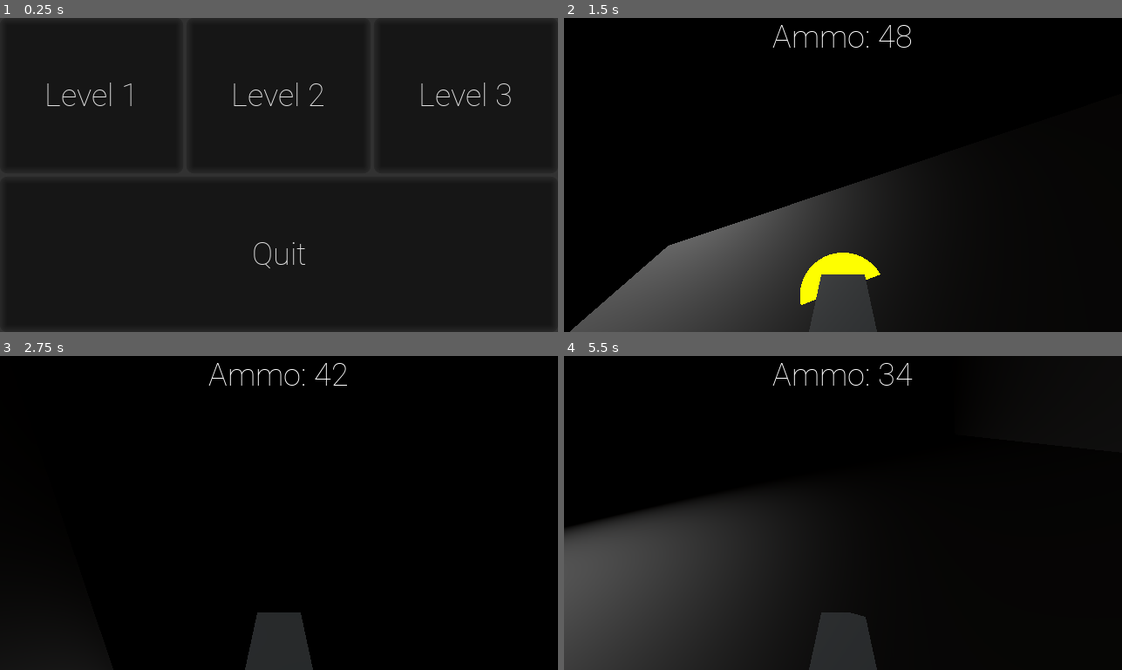
Above: before the commit, frames 1-4 (two rows, left to right).
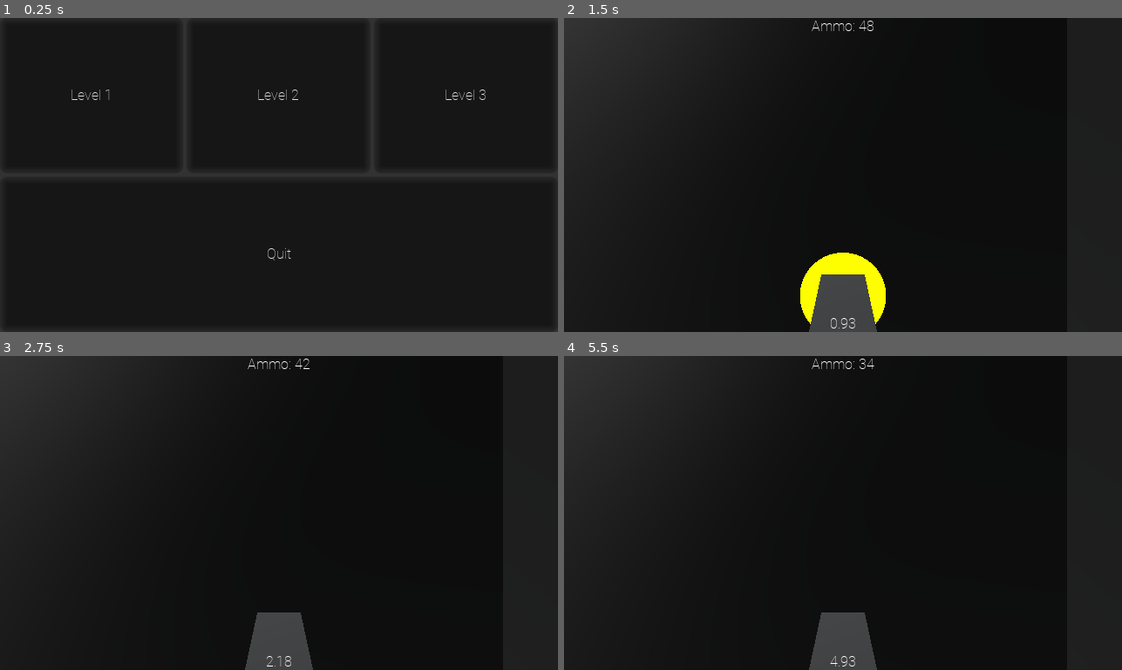
Above: after the commit, the same moments.

Repository: FunNoober/Quake-Clone-In-Godot
Game: Godot game, scene res://MainMenu/MainMenu.tscn
Same seed, same stepped clock (60 frames per second), same inputs: the game is played once before the commit and once after it.
Inputs (mouse positions are in pixels of both pictures, inside the frame that each line leads up to):
- Up to frame 1 (0.25 s): no input
- Up to frame 2 (1.5 s): click "Level 1" at 0.5 s; tap Enter at 1.25 s; move the mouse to (870, 175) at 1.27 s; press the mouse at (870, 175) at 1.28 s; hold W (mv_forward) from 1.28 s (still down)
- Up to frame 3 (2.75 s): keep holding W (mv_forward); tap Space (mv_jump) at 1.52, 2.27 s; move the mouse to (251, 513) at 2.02 s; release the mouse at (251, 513) at 2.03 s; tap 1 (switch_weapon) at 2.1 s
- Up to frame 4 (5.5 s): keep holding W (mv_forward); move the mouse to (854, 506) at 2.77 s; press the mouse at (854, 506) at 2.78 s; move the mouse to (837, 519) at 3.52 s; release the mouse at (837, 519) at 3.53 s; tap 1 (switch_weapon) at 3.6, 5.1 s; tap Space (mv_jump) at 3.77, 4.52, 5, 5.27 s; move the mouse to (887, 516) at 4.27 s; press the mouse at (887, 516) at 4.28 s; move the mouse to (798, 509) at 5.02 s; release the mouse at (798, 509) at 5.03 s

The runs differ from the first frame. In frame 1, 0.9% of the frame differs, in the area x 8-92%, y 20-80%; in frame 2, 41%, in the area x 0-100%, y 0-100%; in frame 3, 29%; in frame 4, 34%.
Error after the commit: Attempt to call function 'connect' in base 'null instance' on a null instance. (res://PlayerMovement/PlayerMovement.gd:23)

Commit message:
Stopwatch and Finishing Levels
Added a stopwatch to keep track of the time in the level.

Decreased the damage and accuracy of the enemies.

Allowed the player to finish levels using triggers.

Added mission complete UI.

Diff:
--- a/Full Project/EnemyEngine/Enemy.tscn
+++ b/Full Project/EnemyEngine/Enemy.tscn
@@ -34,8 +34,8 @@
 
 [node name="Enemy" type="KinematicBody" groups=["Enemy"]]
 script = ExtResource( 1 )
-damage = 25.0
-accuracy = 10.0
+damage = 10.0
+accuracy = 5.0
 
 [node name="EnemyCollision" type="CollisionShape" parent="."]
 transform = Transform( 1, 0, 0, 0, 1, 0, 0, 0, 1, 0, 0.1, 0.2 )
--- a/Full Project/Global.tres
+++ b/Full Project/Global.tres
@@ -29,7 +29,6 @@
 corner_radius_bottom_left = 8
 
 [sub_resource type="DynamicFont" id=6]
-size = 36
 use_mipmaps = true
 use_filter = true
 font_data = ExtResource( 1 )
--- a/Full Project/Maps/Level1.tscn
+++ b/Full Project/Maps/Level1.tscn
@@ -3,22 +3,21 @@
 [ext_resource path="res://PlayerMovement/Player.tscn" type="PackedScene" id=1]
 [ext_resource path="res://Maps/Level1.obj" type="ArrayMesh" id=2]
 [ext_resource path="res://EnemyEngine/Enemy.tscn" type="PackedScene" id=3]
-[ext_resource path="res://EnemyEngine/EnemyTrigger.gd" type="Script" id=4]
+[ext_resource path="res://Prefabs/EnemyTriggerRoot.tscn" type="PackedScene" id=4]
+[ext_resource path="res://Prefabs/FinishLevelTrigger.tscn" type="PackedScene" id=5]
 
 [sub_resource type="SpatialMaterial" id=2]
 albedo_color = Color( 0.0117647, 0.0117647, 0.0117647, 1 )
-metallic_specular = 0.0
+metallic = 0.31
+metallic_specular = 0.22
 
 [sub_resource type="ConcavePolygonShape" id=1]
 data = PoolVector3Array( -1, -1, -1, -1, -1, 1, -1, 1, -1, -1, 1, -1, -1, -1, 1, -1, 1, 1, 2, -1, -1, -1, -1, -1, 2, 1, …(9782 unchanged characters)…
 
-[sub_resource type="BoxShape" id=3]
-extents = Vector3( 0.4, 3, 3.9 )
-
 [node name="Level1" type="Spatial"]
 
 [node name="Player" parent="." instance=ExtResource( 1 )]
-transform = Transform( 2.98023e-08, 0, 1, 0, 1, 0, -1, 0, 2.98023e-08, 0, -0.5, 0 )
+transform = Transform( 1, 0, 0, 0, 1, 0, 0, 0, 1, 0, -0.5, 0 )
 
 [node name="StaticBody" type="StaticBody" parent="."]
 
@@ -37,44 +36,51 @@
 [node name="SpotLight" type="SpotLight" parent="StaticBody/Lights"]
 transform = Transform( 1, 0, 0, 0, -4.37114e-08, 1, 0, -1, -4.37114e-08, 8, 7.9, 0 )
 light_energy = 10.0
-spot_range = 90.0
+shadow_enabled = true
+spot_range = 89.0
 spot_angle = 90.0
 
 [node name="SpotLight2" type="SpotLight" parent="StaticBody/Lights"]
 transform = Transform( 1, 0, 0, 0, -4.37114e-08, 1, 0, -1, -4.37114e-08, 32, 7.9, 0 )
 light_energy = 10.0
-spot_range = 90.0
+shadow_enabled = true
+spot_range = 89.0
 spot_angle = 90.0
 
 [node name="SpotLight3" type="SpotLight" parent="StaticBody/Lights"]
 transform = Transform( 1, 0, 0, 0, -4.37114e-08, 1, 0, -1, -4.37114e-08, 32, 7.9, -18 )
 light_energy = 10.0
-spot_range = 90.0
+shadow_enabled = true
+spot_range = 89.0
 spot_angle = 90.0
 
 [node name="SpotLight4" type="SpotLight" parent="StaticBody/Lights"]
 transform = Transform( 1, 0, 0, 0, -4.37114e-08, 1, 0, -1, -4.37114e-08, 66.5, 11.9, -18 )
 light_energy = 10.0
-spot_range = 90.0
+shadow_enabled = true
+spot_range = 89.0
 spot_angle = 90.0
 
 [node name="SpotLight5" type="SpotLight" parent="StaticBody/Lights"]
 transform = Transform( 1, 0, 0, 0, -4.37114e-08, 1, 0, -1, -4.37114e-08, 44, 7.9, -18 )
 light_energy = 10.0
-spot_range = 90.0
+shadow_enabled = true
+spot_range = 89.0
 spot_angle = 90.0
 
 [node name="SpotLight6" type="SpotLight" parent="StaticBody/Lights"]
 transform = Transform( 1, 0, 0, 0, -4.37114e-08, 1, 0, -1, -4.37114e-08, 48, 15.9, 13.8 )
 light_energy = 10.0
-spot_range = 90.0
+shadow_enabled = true
+spot_range = 89.0
 spot_angle = 90.0
 
 [node name="EndLight" type="SpotLight" parent="StaticBody/Lights"]
 transform = Transform( 1, 0, 0, 0, -4.37114e-08, 1, 0, -1, -4.37114e-08, 58.2, 1.9, 39.3 )
 light_color = Color( 0, 1, 0.345098, 1 )
 light_energy = 10.0
-spot_range = 90.0
+shadow_enabled = true
+spot_range = 89.0
 spot_angle = 90.0
 
 [node name="Enemies" type="Spatial" parent="."]
@@ -91,14 +97,46 @@
 transform = Transform( -0.5, 0, 0.866026, 0, 1, 0, -0.866026, 0, -0.5, 67.6872, 3.5, -31.681 )
 player_path = NodePath("../../Player")
 
+[node name="Enemy4" parent="Enemies" instance=ExtResource( 3 )]
+transform = Transform( -0.965926, 0, 0.258819, 0, 1, 0, -0.258819, 0, -0.965926, 33.7872, -0.5, -0.581001 )
+player_path = NodePath("../../Player")
+
+[node name="Enemy5" parent="Enemies" instance=ExtResource( 3 )]
+transform = Transform( -0.866026, 0, -0.5, 0, 1, 0, 0.5, 0, -0.866026, 6.1872, -0.5, -9.581 )
+player_path = NodePath("../../Player")
+
+[node name="Enemy6" parent="Enemies" instance=ExtResource( 3 )]
+transform = Transform( 1, 0, -3.27826e-07, 0, 1, 0, 3.27826e-07, 0, 1, 18.5872, -0.5, 12.219 )
+player_path = NodePath("../../Player")
+
+[node name="Enemy7" parent="Enemies" instance=ExtResource( 3 )]
+transform = Transform( -1, 0, 2.40403e-07, 0, 1, 0, -2.40403e-07, 0, -1, 32.1872, 3.5, -16.881 )
+player_path = NodePath("../../Player")
+
+[node name="Enemy8" parent="Enemies" instance=ExtResource( 3 )]
+transform = Transform( -1, 0, 2.40403e-07, 0, 1, 0, -2.40403e-07, 0, -1, 56.8872, -2.5, 3.619 )
+player_path = NodePath("../../Player")
+
+[node name="Enemy9" parent="Enemies" instance=ExtResource( 3 )]
+transform = Transform( 0.5, 0, -0.866026, 0, 1, 0, 0.866026, 0, 0.5, 39.5872, -2.5, 28.819 )
+player_path = NodePath("../../Player")
+
 [node name="EnemyTriggers" type="Spatial" parent="."]
 
-[node name="EnemyTrigger" type="Area" parent="EnemyTriggers"]
-transform = Transform( 1, 0, 0, 0, 1, 0, 0, 0, 1, 43.6, 5.1, -18 )
-script = ExtResource( 4 )
-enemies_to_change = [ NodePath("../../Enemies/Enemy"), NodePath("../../Enemies/Enemy2"), NodePath("../../Enemies/Enemy3") ]
+[node name="EnemyTriggerRoot" parent="EnemyTriggers" instance=ExtResource( 4 )]
+transform = Transform( 1, 0, 0, 0, 1, 0, 0, 0, 1.1, 43.6, 5.1, -18.1 )
 
-[node name="CollisionShape" type="CollisionShape" parent="EnemyTriggers/EnemyTrigger"]
-shape = SubResource( 3 )
+[node name="EnemyTriggerRoot2" parent="EnemyTriggers" instance=ExtResource( 4 )]
+transform = Transform( 1, 0, 0, 0, 1, 0, 0, 0, 1, 4.4, 0.842597, 0.0344967 )
+enemies_to_change = [ NodePath("../../Enemies/Enemy4"), NodePath("../../Enemies/Enemy5"), NodePath("../../Enemies/Enemy6") ]
 
-[connection signal="body_entered" from="EnemyTriggers/EnemyTrigger" to="EnemyTriggers/EnemyTrigger" method="_on_EnemyTrigger_body_entered"]
+[node name="EnemyTriggerRoot3" parent="EnemyTriggers" instance=ExtResource( 4 )]
+transform = Transform( -5.24537e-08, 0, 1.2, 0, 1, 0, -1, 0, -4.37114e-08, 31.9, 0.842597, -2.3655 )
+enemies_to_change = [ NodePath("../../Enemies/Enemy7") ]
+
+[node name="EnemyTriggerRoot4" parent="EnemyTriggers" instance=ExtResource( 4 )]
+transform = Transform( 1, 0, -8.74228e-09, 0, 1, 0, -8.74228e-09, 0, 1.2, 61.5, -0.957403, 15.2345 )
+enemies_to_change = [ NodePath("../../Enemies/Enemy8"), NodePath("../../Enemies/Enemy9") ]
+
+[node name="FinishLevelTrigger" parent="." instance=ExtResource( 5 )]
+transform = Transform( 2.8, 0, 0, 0, 2.8, 0, 0, 0, 6.6, 58.2, -1, 39.1 )
--- /dev/null
+++ b/Full Project/PlayerMovement/FinishLevelTrigger.gd
@@ -0,0 +1,7 @@
+extends Spatial
+
+signal player_detected
+
+func _on_Trigger_body_entered(body):
+	if body.is_in_group("Player"):
+		emit_signal("player_detected")
--- a/Full Project/PlayerMovement/Player.tscn
+++ b/Full Project/PlayerMovement/Player.tscn
@@ -43,6 +43,17 @@
 
 [node name="DamageTimer" type="Timer" parent="UserInterface"]
 
+[node name="Timer" type="Label" parent="UserInterface"]
+anchor_top = 1.0
+anchor_right = 1.0
+anchor_bottom = 1.0
+margin_top = -19.0
+size_flags_horizontal = 3
+theme = ExtResource( 5 )
+text = "00:00:00"
+align = 1
+valign = 1
+
 [node name="PauseMenu" type="Control" parent="."]
 visible = false
 anchor_right = 1.0
@@ -55,27 +66,82 @@
 color = Color( 0, 0, 0, 0.627451 )
 
 [node name="Buttons" type="VBoxContainer" parent="PauseMenu"]
-anchor_left = 0.5
-anchor_right = 0.5
 anchor_bottom = 1.0
-margin_left = -453.0
-margin_right = -141.0
+margin_right = 191.0
 __meta__ = {
 "_edit_group_": true
 }
 
 [node name="ResumeButton" type="Button" parent="PauseMenu/Buttons"]
-margin_right = 312.0
-margin_bottom = 298.0
+margin_right = 191.0
+margin_bottom = 178.0
 size_flags_horizontal = 3
 size_flags_vertical = 3
 theme = ExtResource( 5 )
 text = "Resume"
 
 [node name="MainMenuButton" type="Button" parent="PauseMenu/Buttons"]
-margin_top = 302.0
-margin_right = 312.0
-margin_bottom = 600.0
+margin_top = 182.0
+margin_right = 191.0
+margin_bottom = 360.0
+size_flags_horizontal = 3
+size_flags_vertical = 3
+theme = ExtResource( 5 )
+text = "Main Menu"
+
+[node name="FinishMenu" type="Control" parent="."]
+visible = false
+anchor_right = 1.0
+anchor_bottom = 1.0
+
+[node name="Background" type="ColorRect" parent="FinishMenu"]
+anchor_right = 1.0
+anchor_bottom = 1.0
+color = Color( 0, 0, 0, 0.627451 )
+
+[node name="Buttons" type="VBoxContainer" parent="FinishMenu"]
+anchor_left = 0.5
+anchor_top = 0.5
+anchor_right = 0.5
+anchor_bottom = 0.5
+margin_left = -121.0
+margin_top = -51.5
+margin_right = 121.0
+margin_bottom = 51.5
+__meta__ = {
+"_edit_group_": true
+}
+
+[node name="Lables" type="HBoxContainer" parent="FinishMenu/Buttons"]
+margin_right = 242.0
+margin_bottom = 19.0
+size_flags_horizontal = 3
+
+[node name="MissionFinishedLabel" type="Label" parent="FinishMenu/Buttons/Lables"]
+margin_right = 119.0
+margin_bottom = 19.0
+size_flags_horizontal = 3
+size_flags_vertical = 7
+theme = ExtResource( 5 )
+text = "Mission Finished!"
+align = 1
+valign = 1
+
+[node name="TimeLabel" type="Label" parent="FinishMenu/Buttons/Lables"]
+margin_left = 123.0
+margin_right = 242.0
+margin_bottom = 19.0
+size_flags_horizontal = 3
+size_flags_vertical = 6
+theme = ExtResource( 5 )
+text = "00.00.00"
+align = 2
+valign = 1
+
+[node name="MainMenuButton" type="Button" parent="FinishMenu/Buttons"]
+margin_top = 23.0
+margin_right = 242.0
+margin_bottom = 103.0
 size_flags_horizontal = 3
 size_flags_vertical = 3
 theme = ExtResource( 5 )
@@ -84,3 +150,4 @@
 [connection signal="timeout" from="UserInterface/DamageTimer" to="." method="_on_DamageTimer_timeout"]
 [connection signal="pressed" from="PauseMenu/Buttons/ResumeButton" to="PauseMenu" method="_on_ResumeButton_pressed"]
 [connection signal="pressed" from="PauseMenu/Buttons/MainMenuButton" to="PauseMenu" method="_on_MainMenuButton_pressed"]
+[connection signal="pressed" from="FinishMenu/Buttons/MainMenuButton" to="." method="_on_MainMenuButton_pressed"]
--- a/Full Project/PlayerMovement/PlayerMovement.gd
+++ b/Full Project/PlayerMovement/PlayerMovement.gd
@@ -17,14 +17,18 @@
 const MAX_SLOPE_ANGLE = 40
 
 var health
+var time = 0.0
 
 func _ready():
+	get_tree().get_root().get_child(0).get_node("FinishLevelTrigger").connect("player_detected", self, "show_finish")
 	cam = $CameraHolder/Camera
 	cam_hold = $CameraHolder
 	Input.set_mouse_mode(Input.MOUSE_MODE_CAPTURED)
 	health = 100
 
 func _process(delta):
+	time += delta
+	$UserInterface/Timer.text = str(stepify(time, 0.01))
 	if health <= 0:
 		get_tree().reload_current_scene()
 
@@ -101,3 +105,15 @@
 
 func _on_DamageTimer_timeout():
 	$UserInterface/DamageOverlay.hide()
+
+func show_finish():
+	$FinishMenu.show()
+	$FinishMenu/Buttons/Lables/TimeLabel.text = str(stepify(time, 0.01))
+	Input.set_mouse_mode(Input.MOUSE_MODE_VISIBLE)
+	Engine.time_scale = 0
+
+
+func _on_MainMenuButton_pressed():
+	Input.set_mouse_mode(Input.MOUSE_MODE_VISIBLE)
+	Engine.time_scale = 1
+	get_tree().change_scene("res://MainMenu/MainMenu.tscn")
--- /dev/null
+++ b/Full Project/Prefabs/EnemyTriggerRoot.tscn
@@ -0,0 +1,15 @@
+[gd_scene load_steps=3 format=2]
+
+[ext_resource path="res://EnemyEngine/EnemyTrigger.gd" type="Script" id=1]
+
+[sub_resource type="BoxShape" id=3]
+extents = Vector3( 0.4, 3, 3.9 )
+
+[node name="EnemyTrigger" type="Area"]
+script = ExtResource( 1 )
+enemies_to_change = [ NodePath("../../Enemies/Enemy"), NodePath("../../Enemies/Enemy2"), NodePath("../../Enemies/Enemy3") ]
+
+[node name="CollisionShape" type="CollisionShape" parent="."]
+shape = SubResource( 3 )
+
+[connection signal="body_entered" from="." to="." method="_on_EnemyTrigger_body_entered"]
--- /dev/null
+++ b/Full Project/Prefabs/FinishLevelTrigger.tscn
@@ -0,0 +1,15 @@
+[gd_scene load_steps=3 format=2]
+
+[ext_resource path="res://PlayerMovement/FinishLevelTrigger.gd" type="Script" id=1]
+
+[sub_resource type="BoxShape" id=1]
+
+[node name="FinishLevelTrigger" type="Spatial"]
+script = ExtResource( 1 )
+
+[node name="Trigger" type="Area" parent="."]
+
+[node name="CollisionShape" type="CollisionShape" parent="Trigger"]
+shape = SubResource( 1 )
+
+[connection signal="body_entered" from="Trigger" to="." method="_on_Trigger_body_entered"]
